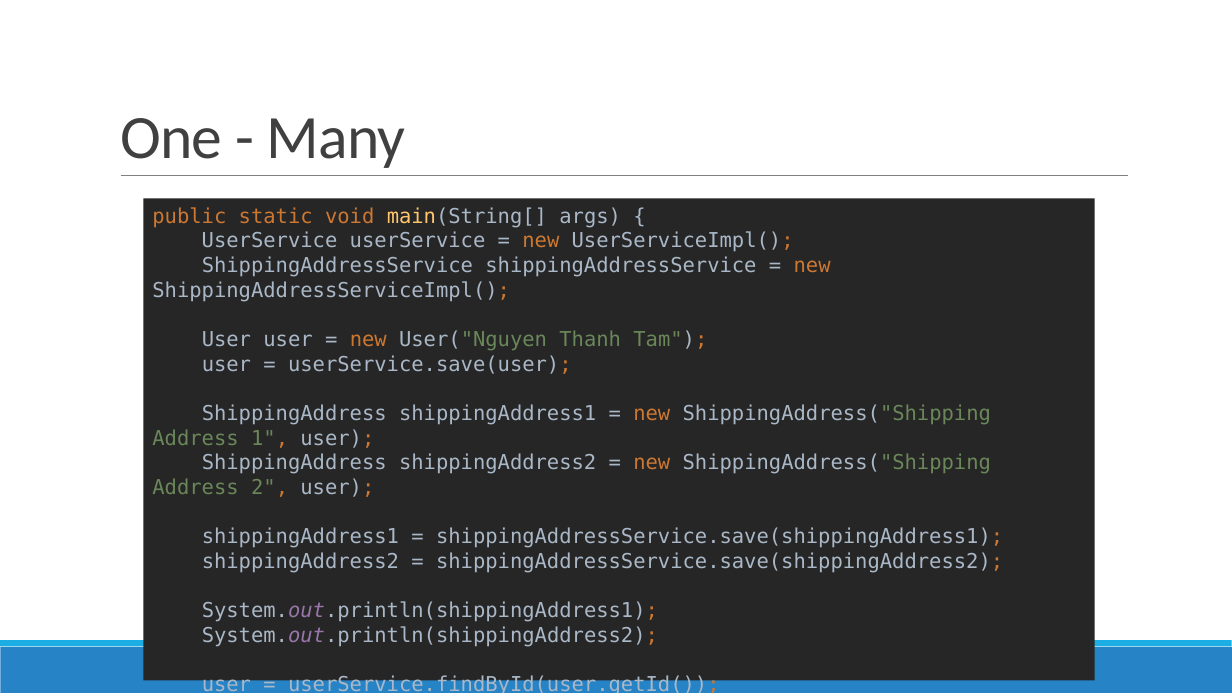
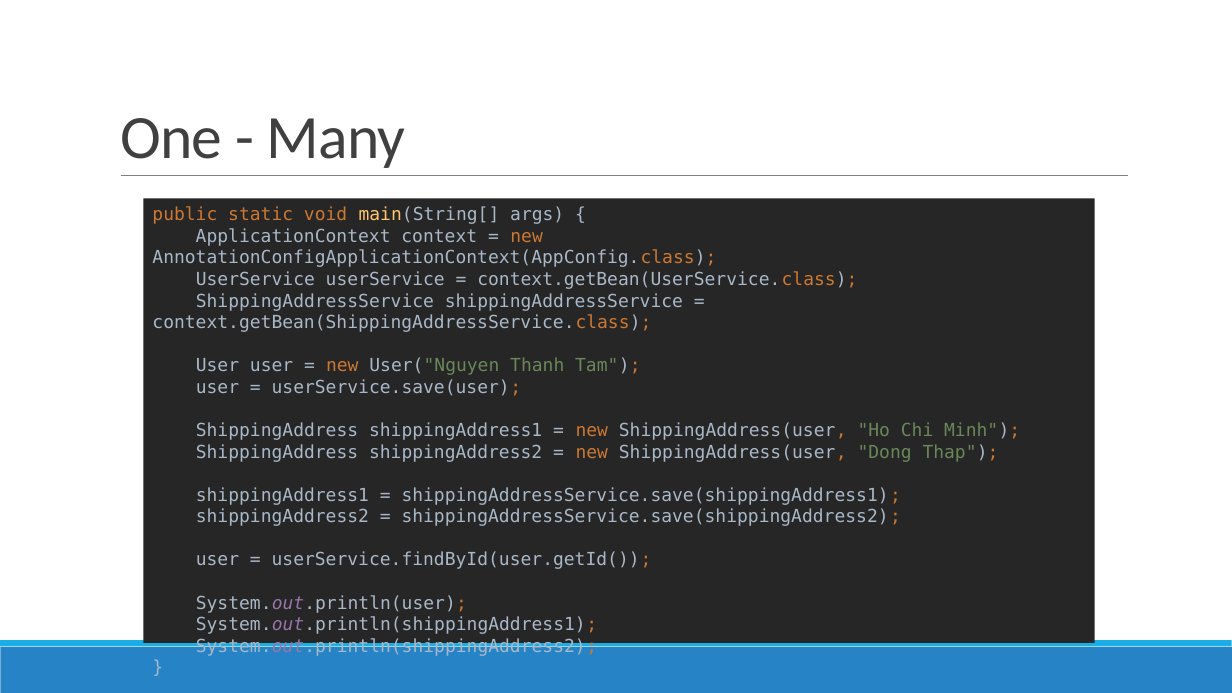
Before and after one commit to nguyenthanhtam1102/trainee-dev-vti-public, a slide deck: slide 64 of Tuần 6 - Java/Advanced Java.pptx (slide 40 before the commit). Drawn at 1232x693 pixels with LibreOffice and Linux fonts; fonts in the diff are those of the drawing. Boxes give left, top, right and bottom in pixels: in the first picture for what was removed or moved away, otherwise in the second. Text is boxed around its words. In the diff, an @@ line names an element or a change of style, - is before the commit and + after.

```diff
--- a/Tuần 6 - Java/Advanced Java.pptx
+++ b/Tuần 6 - Java/Advanced Java.pptx
@@ rectangle "public static void main(String[] args) ...": place and size @@
-rectangle "public static void main(String[] args) ..." at <box>143,199,1095,681</box>
+rectangle "public static void main(String[] args) ..." at <box>143,199,1095,643</box>
@@ text in rectangle at <box>152,206,1020,656</box>: text changed; size 16 to 14 pt @@
-public static void main(String[] args) {
-UserService userService = new UserServiceImpl();
-ShippingAddressService shippingAddressService = new ShippingAddressServiceImpl();
-User user = new User("Nguyen Thanh Tam");
-user = userService.save(user);
-ShippingAddress shippingAddress1 = new ShippingAddress("Shipping Address 1", user);
-ShippingAddress shippingAddress2 = new ShippingAddress("Shipping Address 2", user);
-shippingAddress1 = shippingAddressService.save(shippingAddress1);
-shippingAddress2 = shippingAddressService.save(shippingAddress2);
-System.out.println(shippingAddress1);
-System.out.println(shippingAddress2);
-user = userService.findById(user.getId());
-System.out.println(user);
-}
+public static void main(String[] args) {
+ApplicationContext context = new AnnotationConfigApplicationContext(AppConfig.class);
+UserService userService = context.getBean(UserService.class);
+ShippingAddressService shippingAddressService = context.getBean(ShippingAddressService.class);
+User user = new User("Nguyen Thanh Tam");
+user = userService.save(user);
+ShippingAddress shippingAddress1 = new ShippingAddress(user, "Ho Chi Minh");
+ShippingAddress shippingAddress2 = new ShippingAddress(user, "Dong Thap");
+shippingAddress1 = shippingAddressService.save(shippingAddress1);
+shippingAddress2 = shippingAddressService.save(shippingAddress2);
+user = userService.findById(user.getId());
+System.out.println(user);
+System.out.println(shippingAddress1);
+System.out.println(shippingAddress2);
+}
```
Also in this commit, not shown: 52 other slides changed, 39 slides added, 12 slides removed.
